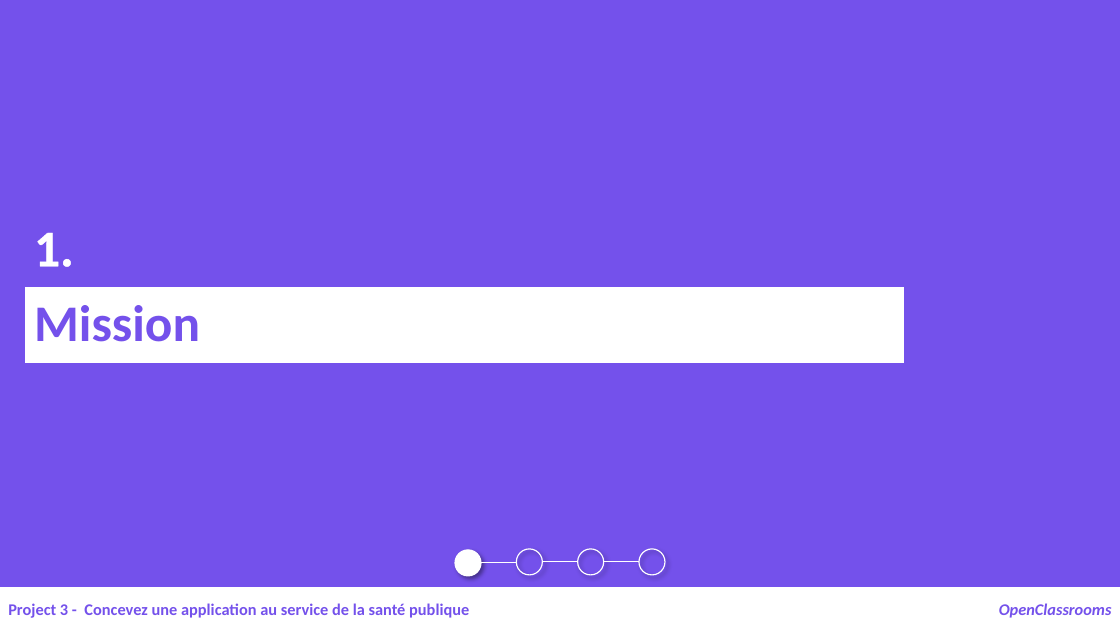
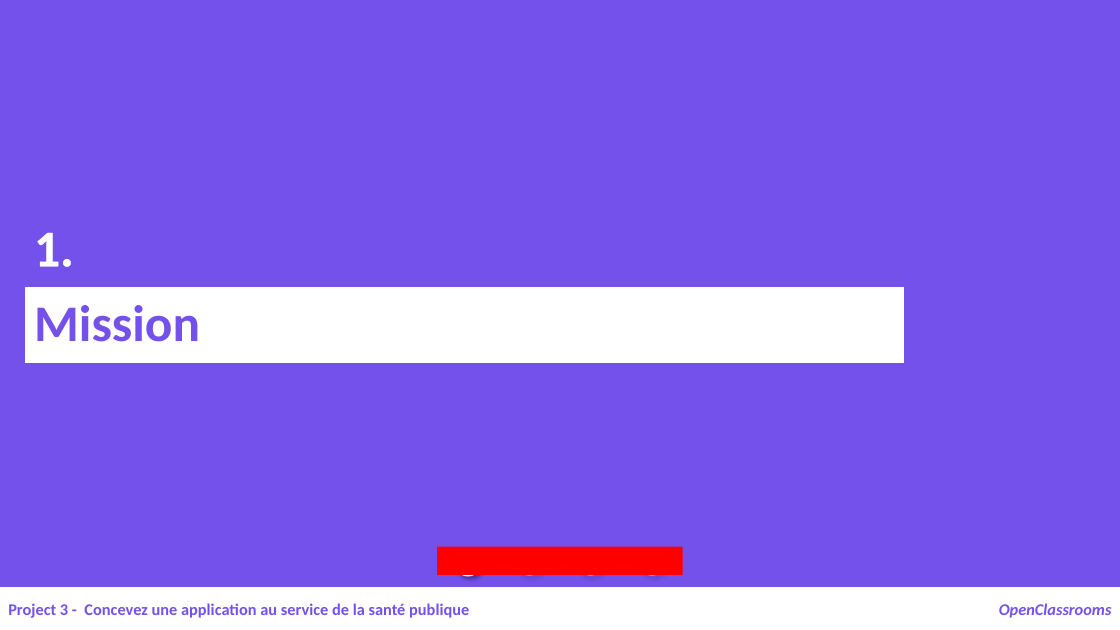
Before and after one commit to samirhinojosa/OC-P3-design-application-public-health, a slide deck: slide 3 of supports/P3_02_presentation.pptx. Drawn at 1120x630 pixels with LibreOffice and Linux fonts; fonts in the diff are those of the drawing. Boxes give left, top, right and bottom in pixels: in the first picture for what was removed or moved away, otherwise in the second. Text is boxed around its words. In the diff, an @@ line names an element or a change of style, - is before the commit and + after.

```diff
--- a/supports/P3_02_presentation.pptx
+++ b/supports/P3_02_presentation.pptx
@@ rectangle added at bbox=[438, 547, 683, 576], fill #FF0000 @@
@@ line removed from (481, 563) to (517, 563) @@
@@ line removed from (543, 562) to (578, 562) @@
@@ line removed from (604, 562) to (639, 562) @@
```
Also in this commit, not shown: 3 other slides changed, 18 slides added, 1 slide removed, 3 other files.
